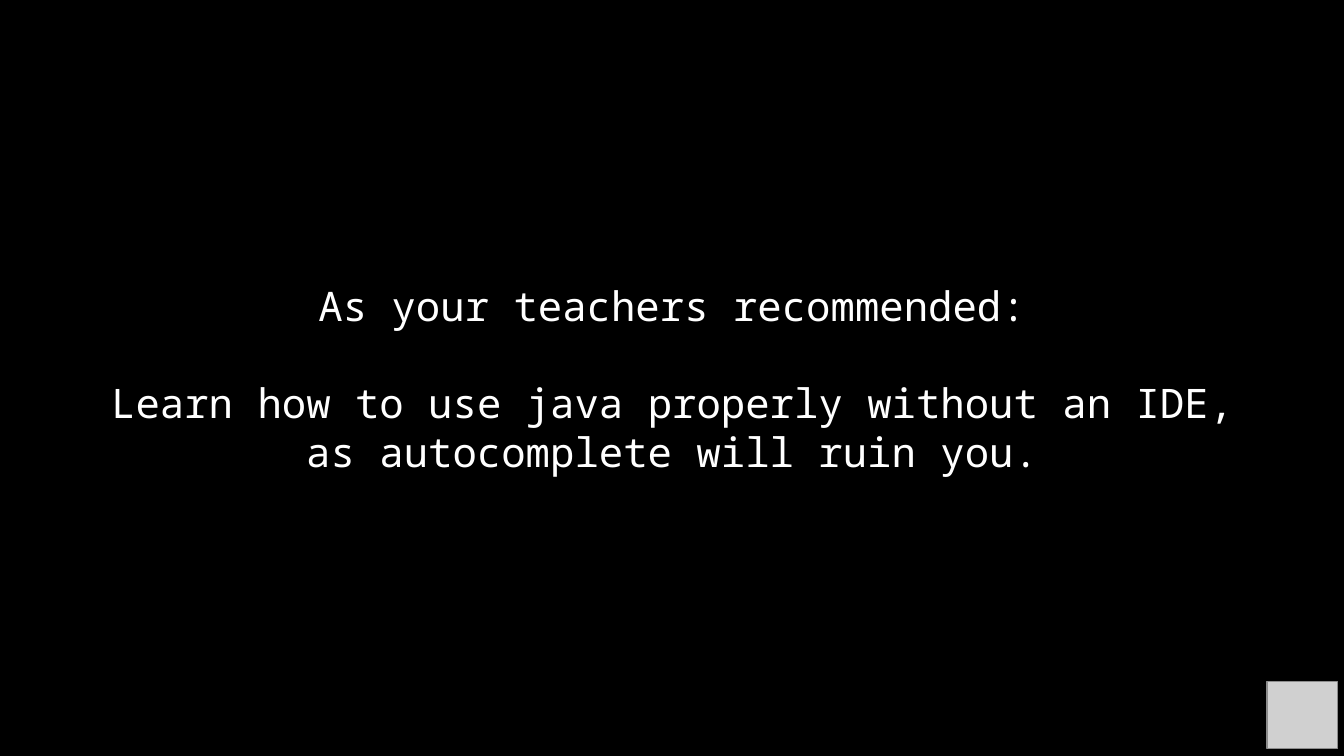
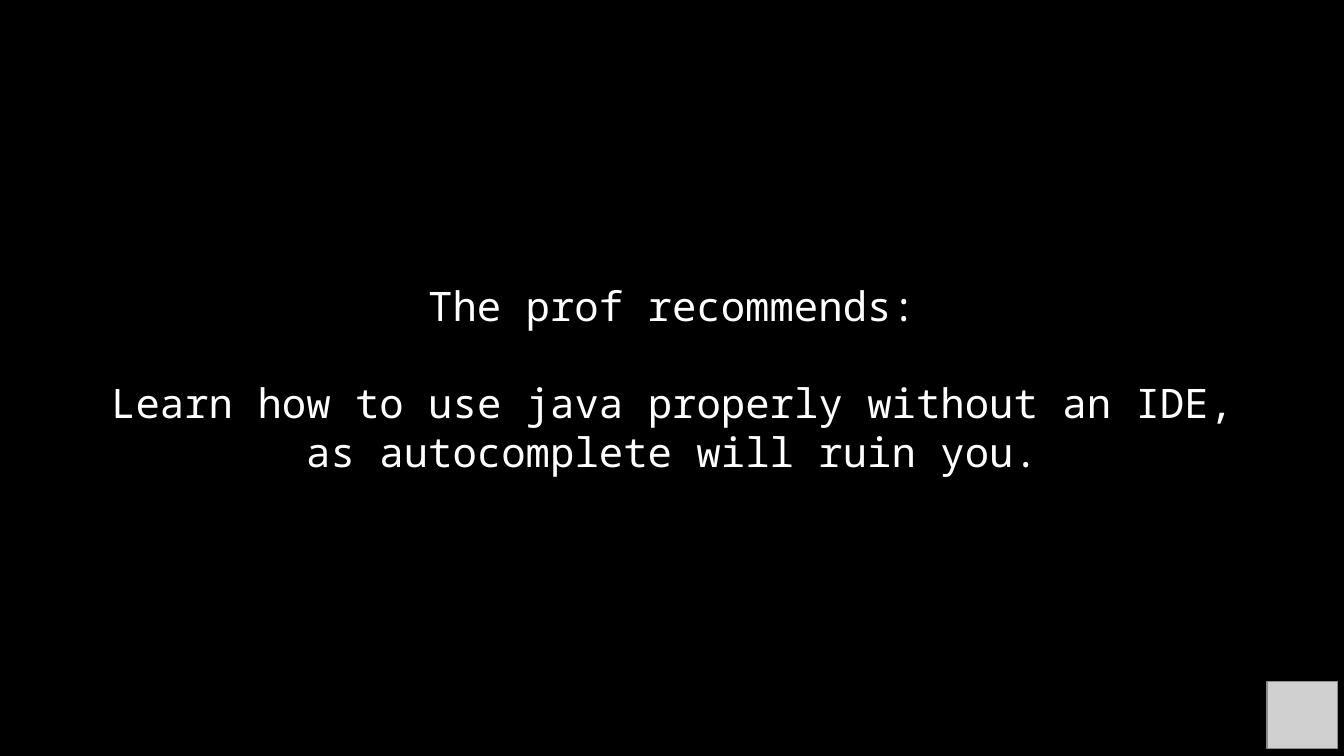
Before and after one commit to RyanFleck/Projects, a slide deck: slide 33 of Teaching/RCF_Py_Java_Tutorial.odp (slide 34 before the commit). Drawn at 1344x756 pixels with LibreOffice and Linux fonts; fonts in the diff are those of the drawing; grey boxes stand for pictures; background and template pictures are left out. Boxes give left, top, right and bottom in pixels: in the first picture for what was removed or moved away, otherwise in the second. Text is boxed around its words. In the diff, an @@ line names an element or a change of style, - is before the commit and + after.

```diff
--- a/Teaching/RCF_Py_Java_Tutorial.odp
+++ b/Teaching/RCF_Py_Java_Tutorial.odp
@@ text at box(111, 290, 1234, 477): text changed @@
-As your teachers recommended:
-Learn how to use java properly without an IDE, as autocomplete will ruin you.
+The prof recommends:
+Learn how to use java properly without an IDE, as autocomplete will ruin you.
```
Also in this commit, not shown: 2 other slides changed, 1 slide removed, 5 other files.
